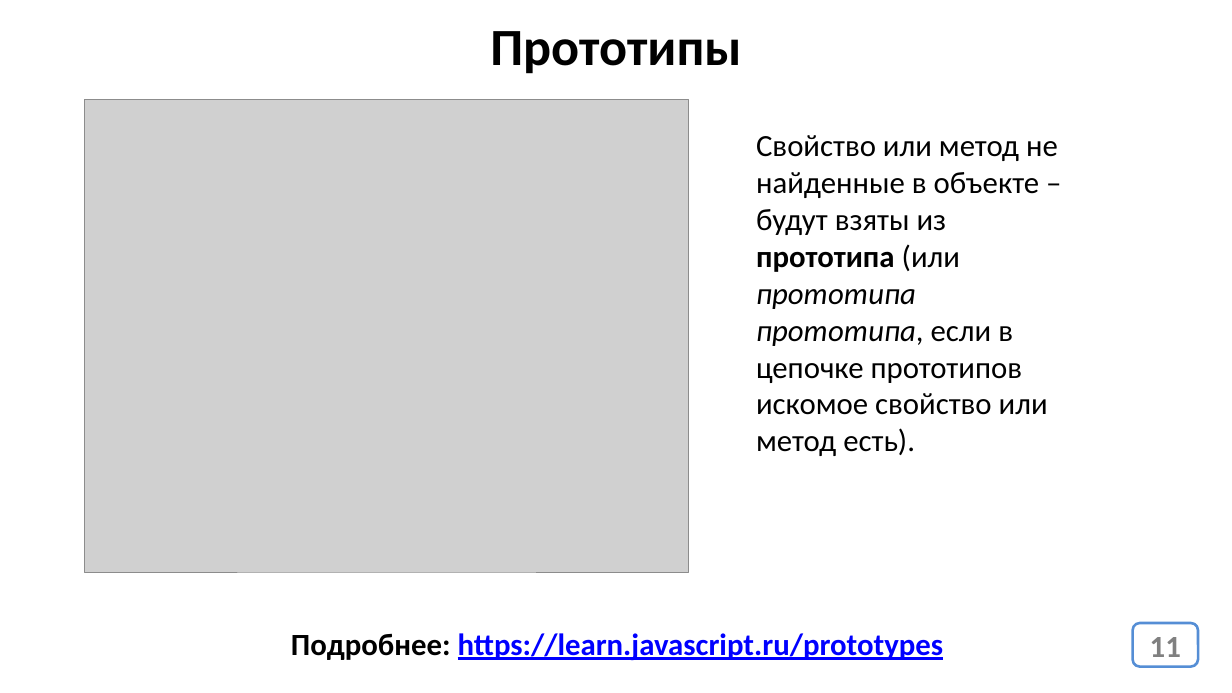
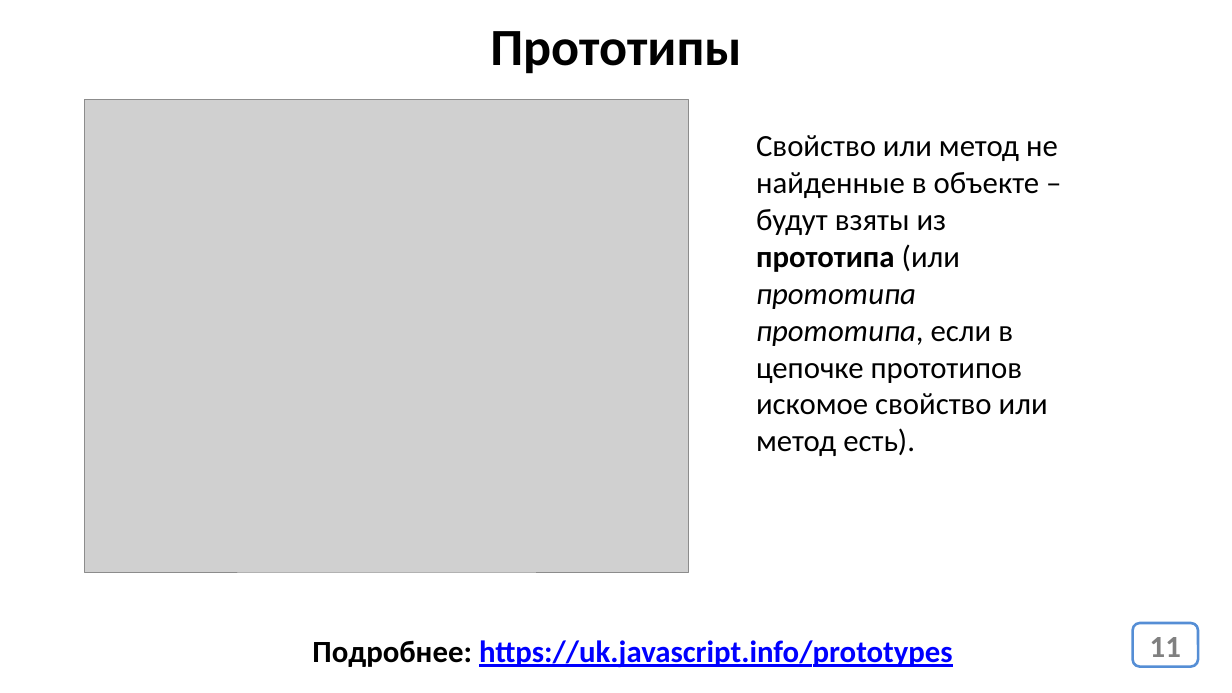
Before and after one commit to javascript-course-18-ortdnipro/lesson05, a slide deck: slide 11 of lesson05.pptx. Drawn at 1232x693 pixels with LibreOffice and Linux fonts; fonts in the diff are those of the drawing; grey boxes stand for pictures. Boxes give left, top, right and bottom in pixels: in the first picture for what was removed or moved away, otherwise in the second. Text is boxed around its words. In the diff, an @@ line names an element or a change of style, - is before the commit and + after.

```diff
--- a/lesson05.pptx
+++ b/lesson05.pptx
@@ text at box(312, 640, 953, 668): text changed @@
-Подробнее: https://learn.javascript.ru/prototypes
+Подробнее: https://uk.javascript.info/prototypes
```
Also in this commit, not shown: 4 other slides changed, 1 other file.
